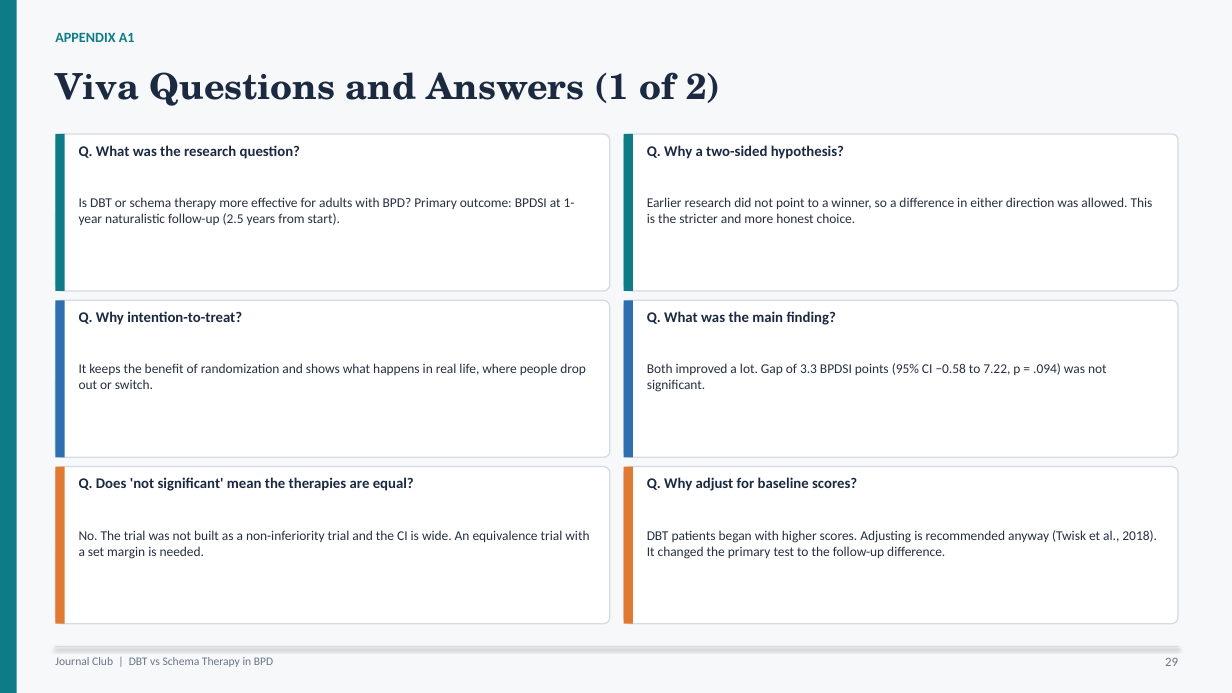
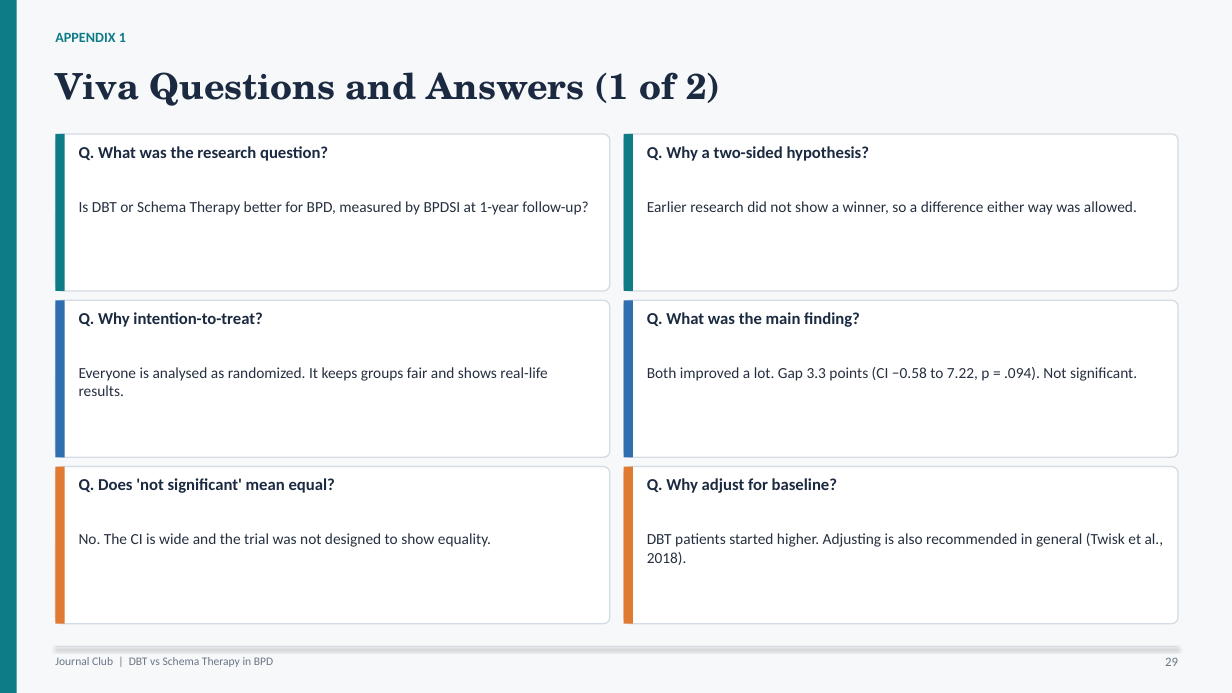
Before and after one commit to tejasdangodra786-byte/Dango-kiro, a slide deck: slide 29 of DBT_vs_Schema_Therapy_BPD_JournalClub.pptx. Drawn at 1232x693 pixels with LibreOffice and Linux fonts; fonts in the diff are those of the drawing. Boxes give left, top, right and bottom in pixels: in the first picture for what was removed or moved away, otherwise in the second. Text is boxed around its words. In the diff, an @@ line names an element or a change of style, - is before the commit and + after.

```diff
--- a/DBT_vs_Schema_Therapy_BPD_JournalClub.pptx
+++ b/DBT_vs_Schema_Therapy_BPD_JournalClub.pptx
@@ text at (x1=55, y1=33, x2=126, y2=42): text changed @@
-APPENDIX A1
+APPENDIX 1
@@ text at (x1=79, y1=201, x2=588, y2=215): text changed; size 10.5 to 12 pt @@
-Is DBT or schema therapy more effective for adults with BPD? Primary outcome: BPDSI at 1-year naturalistic follow-up (2.5 years from start).
+Is DBT or Schema Therapy better for BPD, measured by BPDSI at 1-year follow-up?
@@ text at (x1=647, y1=201, x2=1137, y2=215): text changed; size 10.5 to 12 pt @@
-Earlier research did not point to a winner, so a difference in either direction was allowed. This is the stricter and more honest choice.
+Earlier research did not show a winner, so a difference either way was allowed.
@@ size 11.5 to 13 pt in 4 elements at (x1=79, y1=146, x2=328, y2=161), (x1=647, y1=146, x2=870, y2=161), (x1=79, y1=312, x2=262, y2=327), (x1=647, y1=312, x2=860, y2=327) @@
@@ text at (x1=79, y1=367, x2=547, y2=396): text changed; size 10.5 to 12 pt @@
-It keeps the benefit of randomization and shows what happens in real life, where people drop out or switch.
+Everyone is analysed as randomized. It keeps groups fair and shows real-life results.
@@ text at (x1=647, y1=367, x2=1137, y2=381): text changed; size 10.5 to 12 pt @@
-Both improved a lot. Gap of 3.3 BPDSI points (95% CI −0.58 to 7.22, p = .094) was not significant.
+Both improved a lot. Gap 3.3 points (CI −0.58 to 7.22, p = .094). Not significant.
@@ text at (x1=79, y1=478, x2=335, y2=493): text changed; size 11.5 to 13 pt @@
-Q. Does 'not significant' mean the therapies are equal?
+Q. Does 'not significant' mean equal?
@@ text at (x1=647, y1=478, x2=837, y2=493): text changed; size 11.5 to 13 pt @@
-Q. Why adjust for baseline scores?
+Q. Why adjust for baseline?
@@ text at (x1=79, y1=533, x2=491, y2=547): text changed; size 10.5 to 12 pt @@
-No. The trial was not built as a non-inferiority trial and the CI is wide. An equivalence trial with a set margin is needed.
+No. The CI is wide and the trial was not designed to show equality.
@@ text at (x1=647, y1=533, x2=1164, y2=565): text changed; size 10.5 to 12 pt @@
-DBT patients began with higher scores. Adjusting is recommended anyway (Twisk et al., 2018). It changed the primary test to the follow-up difference.
+DBT patients started higher. Adjusting is also recommended in general (Twisk et al., 2018).
```
Also in this commit, not shown: 35 other slides changed.
